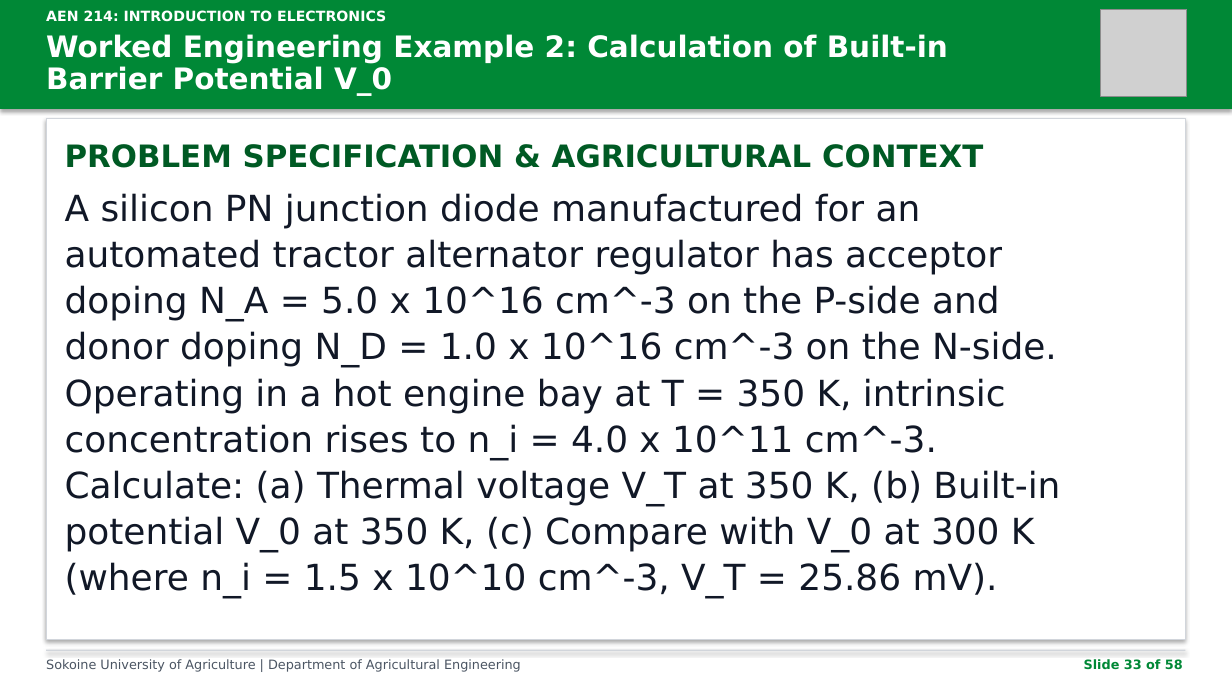
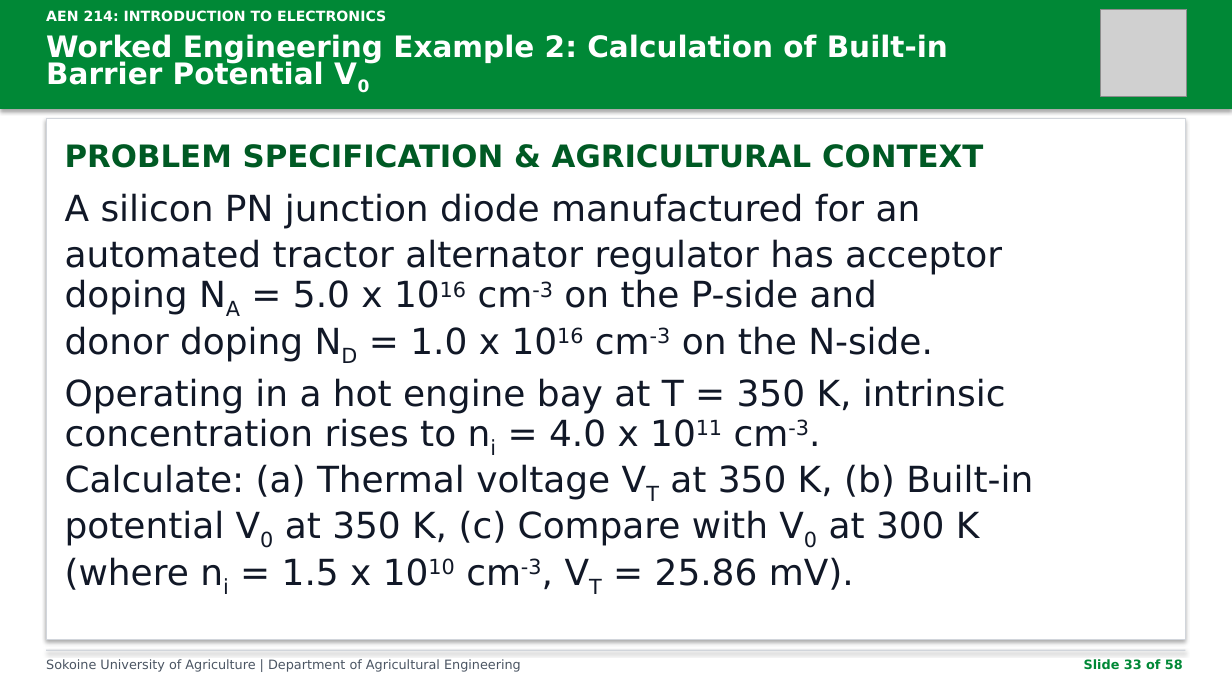
Before and after one commit to kadefue/Course_Notes, a slide deck: slide 33 of AEN 214/Lectures/AEN_214_Lecture_2.pptx. Drawn at 1232x693 pixels with LibreOffice and Linux fonts; fonts in the diff are those of the drawing; grey boxes stand for pictures. Boxes give left, top, right and bottom in pixels: in the first picture for what was removed or moved away, otherwise in the second. Text is boxed around its words. In the diff, an @@ line names an element or a change of style, - is before the commit and + after.

```diff
--- a/AEN 214/Lectures/AEN_214_Lecture_2.pptx
+++ b/AEN 214/Lectures/AEN_214_Lecture_2.pptx
@@ text at box(46, 34, 948, 85): text changed @@
-Worked Engineering Example 2: Calculation of Built-in
-Barrier Potential V_0
+Worked Engineering Example 2: Calculation of Built-in
+Barrier Potential V0
@@ text at box(65, 193, 1033, 590): text changed @@
-A silicon PN junction diode manufactured for an
-automated tractor alternator regulator has acceptor
-doping N_A = 5.0 x 10^16 cm^-3 on the P-side and
-donor doping N_D = 1.0 x 10^16 cm^-3 on the N-side.
-Operating in a hot engine bay at T = 350 K, intrinsic
-concentration rises to n_i = 4.0 x 10^11 cm^-3.
-Calculate: (a) Thermal voltage V_T at 350 K, (b) Built-in
-potential V_0 at 350 K, (c) Compare with V_0 at 300 K
-(where n_i = 1.5 x 10^10 cm^-3, V_T = 25.86 mV).
+A silicon PN junction diode manufactured for an
+automated tractor alternator regulator has acceptor
+doping NA = 5.0 x 1016 cm-3 on the P-side and
+donor doping ND = 1.0 x 1016 cm-3 on the N-side.
+Operating in a hot engine bay at T = 350 K, intrinsic
+concentration rises to ni = 4.0 x 1011 cm-3.
+Calculate: (a) Thermal voltage VT at 350 K, (b) Built-in
+potential V0 at 350 K, (c) Compare with V0 at 300 K
+(where ni = 1.5 x 1010 cm-3, VT = 25.86 mV).
```
Also in this commit, not shown: 36 other slides changed, 20 other files.
